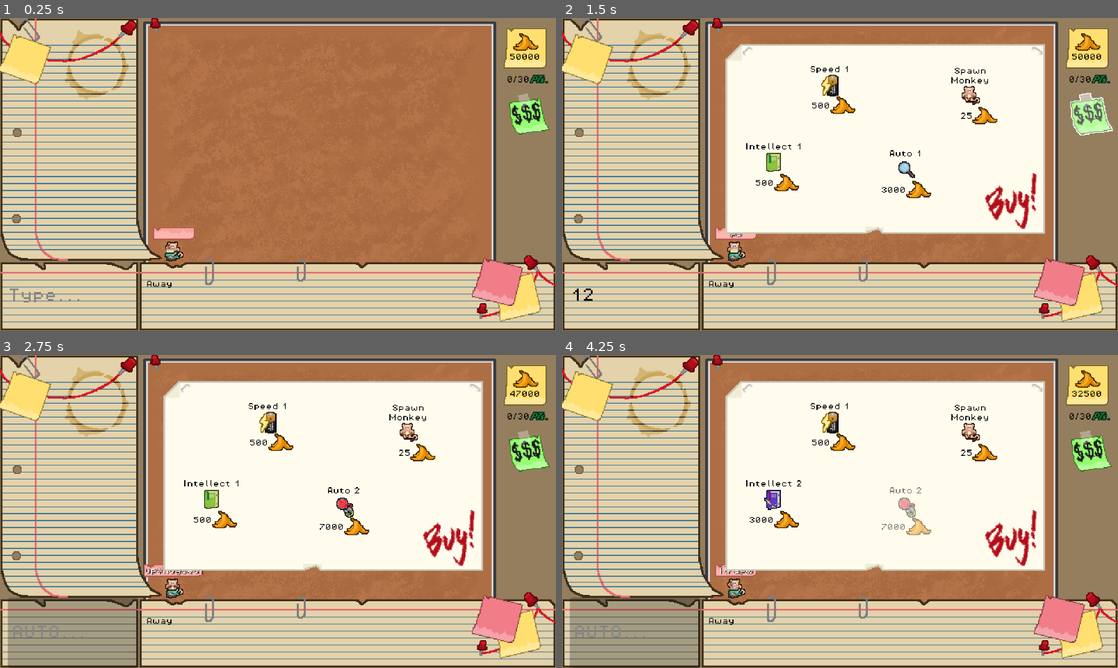
Above: before the commit, frames 1-4 (two rows, left to right).
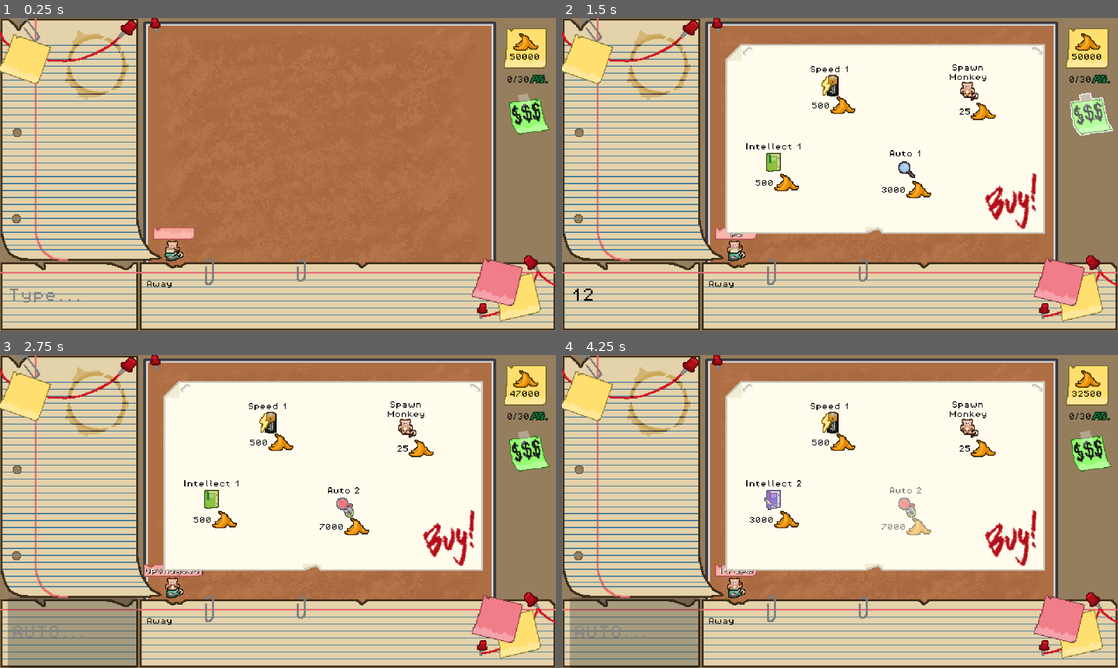
Above: after the commit, the same moments.

Repository: levienk/GMTK-Game-Jam-2024
Game: Godot game, scene res://game.tscn
The game is run twice, just before and just after one commit, with the same random seed, the same clock (stepped at 60 frames per second) and the same inputs. Sound files missing from this copy of the repository are replaced by a short silence.
Inputs (mouse positions are in pixels of both pictures, inside the frame that each line leads up to):
- Up to frame 1 (0.25 s): no input
- Up to frame 2 (1.5 s): click (634, 296) at 0.52 s; type "12" at 0.6 s; click (1090, 115) at 1.25 s
- Up to frame 3 (2.75 s): click "3000" at 2 s
- Up to frame 4 (4.25 s): click "7000" at 2.75 s; click "500" at 3.5 s

The runs differ from the first frame. In frame 1, less than 0.1% of the frame differs, in the area x 29-33%, y 71-76%; in frame 2, 0.6%; in frame 3, 0.7%; in frame 4, 0.8%, in the area x 29-79%, y 14-76%.

Commit message:
Add shop hover for icons

Diff:
--- a/interface/shop_box.tscn
+++ b/interface/shop_box.tscn
@@ -39,10 +39,10 @@
 offset_bottom = 46.0
 
 [node name="MonkeyButton" parent="." instance=ExtResource("1_7b1uk")]
-offset_left = 272.0
-offset_top = -58.0
-offset_right = 293.0
-offset_bottom = -26.0
+offset_left = 270.0
+offset_top = -63.0
+offset_right = 291.0
+offset_bottom = -41.0
 
 [node name="SpeedButton" parent="." instance=ExtResource("4_k3r1t")]
 offset_left = 105.0
--- a/interface/shop_buttons/auto_move_button.gd
+++ b/interface/shop_buttons/auto_move_button.gd
@@ -28,6 +28,7 @@
 
 func level_up():
 	texture_normal = load("res://assets/art/sprites/Auto_2.png")
+	texture_hover = load("res://assets/art/sprites/Auto_2hover.png")
 	price = level_2_price
 	price_label.text = str(price)
 	description_label.text = "Auto 2"
--- a/interface/shop_buttons/auto_move_button.tscn
+++ b/interface/shop_buttons/auto_move_button.tscn
@@ -1,7 +1,8 @@
-[gd_scene load_steps=5 format=3 uid="uid://cfysk3jibfisb"]
+[gd_scene load_steps=6 format=3 uid="uid://cfysk3jibfisb"]
 
 [ext_resource type="Texture2D" uid="uid://dsg7k5rlgnye3" path="res://assets/art/sprites/Auto_1.png" id="1_pwrqo"]
 [ext_resource type="Script" path="res://interface/shop_buttons/auto_move_button.gd" id="2_hfapp"]
+[ext_resource type="Texture2D" uid="uid://bdcx03ywugul2" path="res://assets/art/sprites/Auto_1hover.png" id="2_t2xdf"]
 [ext_resource type="Texture2D" uid="uid://c5ph2x5p8c0up" path="res://assets/art/sprites/Banana.png" id="3_6gej3"]
 [ext_resource type="AudioStream" uid="uid://cvbidksdgxmdj" path="res://assets/sfx/buy_sound.wav" id="4_j25ad"]
 
@@ -11,6 +12,7 @@
 offset_right = 17.0
 offset_bottom = 6.0
 texture_normal = ExtResource("1_pwrqo")
+texture_hover = ExtResource("2_t2xdf")
 script = ExtResource("2_hfapp")
 
 [node name="TextureRect" type="TextureRect" parent="."]
--- a/interface/shop_buttons/intellect_button.gd
+++ b/interface/shop_buttons/intellect_button.gd
@@ -28,6 +28,7 @@
 
 func level_up():
 	texture_normal = load("res://assets/art/sprites/Smart_2.png")
+	texture_hover = load("res://assets/art/sprites/Smart_2hover.png")
 	price = level_2_price
 	price_label.text = str(price)
 	description_label.text = "Intellect 2"
--- a/interface/shop_buttons/intellect_button.tscn
+++ b/interface/shop_buttons/intellect_button.tscn
@@ -1,6 +1,7 @@
-[gd_scene load_steps=5 format=3 uid="uid://b3vvy3yoajmuo"]
+[gd_scene load_steps=6 format=3 uid="uid://b3vvy3yoajmuo"]
 
 [ext_resource type="Script" path="res://interface/shop_buttons/intellect_button.gd" id="2_3rrwv"]
+[ext_resource type="Texture2D" uid="uid://drs47o0okpe8h" path="res://assets/art/sprites/Smart_1hover.png" id="2_u2y3q"]
 [ext_resource type="Texture2D" uid="uid://c5ph2x5p8c0up" path="res://assets/art/sprites/Banana.png" id="3_3aas3"]
 [ext_resource type="Texture2D" uid="uid://cvqk0mp716rw" path="res://assets/art/sprites/Smart_1.png" id="3_l6mi0"]
 [ext_resource type="AudioStream" uid="uid://cvbidksdgxmdj" path="res://assets/sfx/buy_sound.wav" id="4_it5s3"]
@@ -11,6 +12,7 @@
 offset_right = 17.0
 offset_bottom = 6.0
 texture_normal = ExtResource("3_l6mi0")
+texture_hover = ExtResource("2_u2y3q")
 script = ExtResource("2_3rrwv")
 
 [node name="TextureRect" type="TextureRect" parent="."]
--- a/interface/shop_buttons/monkey_button.tscn
+++ b/interface/shop_buttons/monkey_button.tscn
@@ -1,6 +1,7 @@
-[gd_scene load_steps=5 format=3 uid="uid://crtew8dttcvtd"]
+[gd_scene load_steps=6 format=3 uid="uid://crtew8dttcvtd"]
 
 [ext_resource type="Texture2D" uid="uid://c8dev0e06jdyv" path="res://assets/art/sprites/Monkey1_idle_1-export.png" id="1_fb3e1"]
+[ext_resource type="Texture2D" uid="uid://ck3b0ccdlfdh5" path="res://assets/art/sprites/Monkeyhover.png" id="2_tibg2"]
 [ext_resource type="Script" path="res://interface/shop_buttons/monkey_button.gd" id="2_x23fy"]
 [ext_resource type="Texture2D" uid="uid://c5ph2x5p8c0up" path="res://assets/art/sprites/Banana.png" id="3_057l3"]
 [ext_resource type="AudioStream" uid="uid://cvbidksdgxmdj" path="res://assets/sfx/buy_sound.wav" id="4_cmbex"]
@@ -10,6 +11,7 @@
 offset_top = -22.0
 offset_right = 12.0
 texture_normal = ExtResource("1_fb3e1")
+texture_hover = ExtResource("2_tibg2")
 script = ExtResource("2_x23fy")
 
 [node name="TextureRect" type="TextureRect" parent="."]
@@ -44,9 +46,9 @@
 anchor_right = 0.5
 anchor_bottom = 0.5
 offset_left = -36.5
-offset_top = -45.0
-offset_right = 34.5
-offset_bottom = -10.0
+offset_top = -39.0
+offset_right = 33.5
+offset_bottom = -4.0
 grow_horizontal = 2
 grow_vertical = 2
 theme_override_colors/font_color = Color(0, 0, 0, 1)
--- a/interface/shop_buttons/speed_button.gd
+++ b/interface/shop_buttons/speed_button.gd
@@ -28,6 +28,7 @@
 
 func level_up():
 	texture_normal = load("res://assets/art/sprites/Speed_2.png")
+	texture_hover = load("res://assets/art/sprites/Speed_2hover.png")
 	price = level_2_price
 	price_label.text = str(price)
 	description_label.text = "Speed 2"
--- a/interface/shop_buttons/speed_button.tscn
+++ b/interface/shop_buttons/speed_button.tscn
@@ -1,7 +1,8 @@
-[gd_scene load_steps=5 format=3 uid="uid://hotnvkxdrx8c"]
+[gd_scene load_steps=6 format=3 uid="uid://hotnvkxdrx8c"]
 
 [ext_resource type="Texture2D" uid="uid://l5t2xc4olyxg" path="res://assets/art/sprites/Speed_1.png" id="1_b7mcn"]
 [ext_resource type="Script" path="res://interface/shop_buttons/speed_button.gd" id="2_k6v3i"]
+[ext_resource type="Texture2D" uid="uid://dn17uvwcltbdn" path="res://assets/art/sprites/Speed_1hover.png" id="2_wcwop"]
 [ext_resource type="Texture2D" uid="uid://c5ph2x5p8c0up" path="res://assets/art/sprites/Banana.png" id="3_q1wah"]
 [ext_resource type="AudioStream" uid="uid://cvbidksdgxmdj" path="res://assets/sfx/buy_sound.wav" id="4_4q7bf"]
 
@@ -11,6 +12,7 @@
 offset_right = 17.0
 offset_bottom = 6.0
 texture_normal = ExtResource("1_b7mcn")
+texture_hover = ExtResource("2_wcwop")
 script = ExtResource("2_k6v3i")
 
 [node name="TextureRect" type="TextureRect" parent="."]
--- a/monkey/monkey.gd
+++ b/monkey/monkey.gd
@@ -25,11 +25,13 @@
 # Animation
 @onready var animated_monkey: AnimatedSprite2D = $AnimatedMonkey
 @onready var animated_typewriter: AnimatedSprite2D = $AnimatedMonkey/AnimatedTypewriter
-var animations = ["monkey1_typing_1_1","monkey1_typing_1_2","monkey1_typing_1_3",
+const animations = ["monkey1_typing_1_1","monkey1_typing_1_2","monkey1_typing_1_3",
 					"monkey1_typing_2_1","monkey1_typing_2_2","monkey1_typing_2_3",
 					"monkey1_frustrated_1_1","monkey1_frustrated_1_2","monkey1_frustrated_1_3",
 					"monkey1_frustrated_2_1","monkey1_frustrated_2_2"]
-var random_switch_animations
+const rand1_anim = ["monkey1_frustrated_2_1", "monkey1_frustrated_1_1"]
+const rand2_anim = ["monkey1_frustrated_1_3","monkey1_typing_2_1"]
+const rand3_anim = ["monkey1_typing_1_1", "monkey1_frustrated_2_1","monkey1_frustrated_1_1"]
 
 @onready var timer: Timer = $Timer
 @onready var text_boundary: NinePatchRect = $TextBoundary
@@ -47,6 +49,8 @@
 
 	load_sounds()
 	type.play()
+
+	animated_monkey.play(animations[0])
 
 func _on_timer_timeout() -> void:
 	SignalBus.remove_last_word_found.emit(previous_valid_word)
@@ -135,4 +139,5 @@
 
 
 func _on_animated_monkey_animation_finished() -> void:
-	pass # Replace with function body.
+	animated_monkey.animation = animations[1]
+	animated_monkey.play()
--- a/monkey/monkey.tscn
+++ b/monkey/monkey.tscn
@@ -253,7 +253,7 @@
 "duration": 4.0,
 "texture": SubResource("AtlasTexture_jn32h")
 }],
-"loop": true,
+"loop": false,
 "name": &"monkey1_frustrated_1_1",
 "speed": 5.0
 }, {
@@ -264,7 +264,7 @@
 "duration": 0.5,
 "texture": SubResource("AtlasTexture_mtamy")
 }],
-"loop": true,
+"loop": false,
 "name": &"monkey1_frustrated_1_2",
 "speed": 5.0
 }, {
@@ -278,7 +278,7 @@
 "duration": 1.0,
 "texture": SubResource("AtlasTexture_u2o36")
 }],
-"loop": true,
+"loop": false,
 "name": &"monkey1_frustrated_1_3",
 "speed": 5.0
 }, {
@@ -295,7 +295,7 @@
 "duration": 0.4,
 "texture": SubResource("AtlasTexture_j041u")
 }],
-"loop": true,
+"loop": false,
 "name": &"monkey1_frustrated_2_1",
 "speed": 5.0
 }, {
@@ -327,7 +327,7 @@
 "duration": 1.0,
 "texture": SubResource("AtlasTexture_fwb7t")
 }],
-"loop": true,
+"loop": false,
 "name": &"monkey1_frustrated_2_2",
 "speed": 5.0
 }, {
@@ -338,7 +338,7 @@
 "duration": 4.0,
 "texture": SubResource("AtlasTexture_wtes7")
 }],
-"loop": true,
+"loop": false,
 "name": &"monkey1_idle_1",
 "speed": 5.0
 }, {
@@ -370,7 +370,7 @@
 "duration": 1.0,
 "texture": SubResource("AtlasTexture_tffkg")
 }],
-"loop": true,
+"loop": false,
 "name": &"monkey1_idle_2",
 "speed": 5.0
 }, {
@@ -390,7 +390,7 @@
 "duration": 4.0,
 "texture": SubResource("AtlasTexture_u6xq8")
 }],
-"loop": true,
+"loop": false,
 "name": &"monkey1_powerup_1",
 "speed": 5.0
 }, {
@@ -404,7 +404,7 @@
 "duration": 1.0,
 "texture": SubResource("AtlasTexture_y1n2b")
 }],
-"loop": true,
+"loop": false,
 "name": &"monkey1_typing_1_1",
 "speed": 5.0
 }, {
@@ -421,7 +421,7 @@
 "duration": 0.5,
 "texture": SubResource("AtlasTexture_4mw37")
 }],
-"loop": true,
+"loop": false,
 "name": &"monkey1_typing_1_2",
 "speed": 5.0
 }, {
@@ -435,7 +435,7 @@
 "duration": 1.0,
 "texture": SubResource("AtlasTexture_ln75m")
 }],
-"loop": true,
+"loop": false,
 "name": &"monkey1_typing_1_3",
 "speed": 5.0
 }, {
@@ -449,7 +449,7 @@
 "duration": 1.0,
 "texture": SubResource("AtlasTexture_6t56j")
 }],
-"loop": true,
+"loop": false,
 "name": &"monkey1_typing_2_1",
 "speed": 5.0
 }, {
@@ -466,7 +466,7 @@
 "duration": 1.0,
 "texture": SubResource("AtlasTexture_1jb66")
 }],
-"loop": true,
+"loop": false,
 "name": &"monkey1_typing_2_2",
 "speed": 5.0
 }, {
@@ -480,7 +480,7 @@
 "duration": 1.0,
 "texture": SubResource("AtlasTexture_geic2")
 }],
-"loop": true,
+"loop": false,
 "name": &"monkey1_typing_2_3",
 "speed": 5.0
 }]
@@ -882,8 +882,7 @@
 [node name="AnimatedMonkey" type="AnimatedSprite2D" parent="."]
 position = Vector2(0, -13)
 sprite_frames = SubResource("SpriteFrames_iaowo")
-animation = &"monkey1_typing_1_2"
-autoplay = "monkey1_typing_1_2"
+animation = &"monkey1_typing_2_3"
 
 [node name="AnimatedTypewriter" type="AnimatedSprite2D" parent="AnimatedMonkey"]
 position = Vector2(-4, 3)
Not shown, added: assets/art/sprites/Auto_1hover.png.import
Not shown, added: assets/art/sprites/Auto_2hover.png.import
Not shown, added: assets/art/sprites/Monkeyhover.png.import
Not shown, added: assets/art/sprites/Smart_1hover.png.import
Not shown, added: assets/art/sprites/Smart_2hover.png.import
Not shown, added: assets/art/sprites/Speed_1hover.png.import
Not shown, added: assets/art/sprites/Speed_2hover.png.import
Not shown: 1 places in game.tscn that only renumber resources
Not shown: 1 places in interface/shop_box.tscn that only renumber resources
